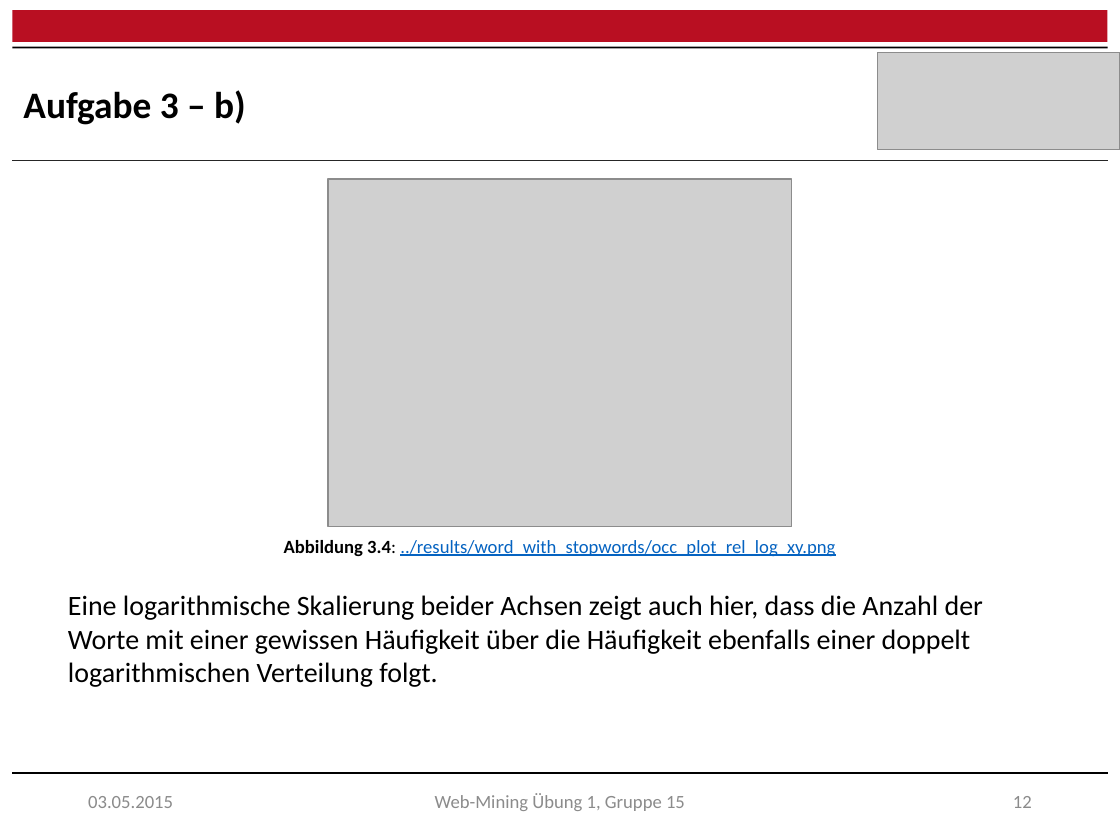
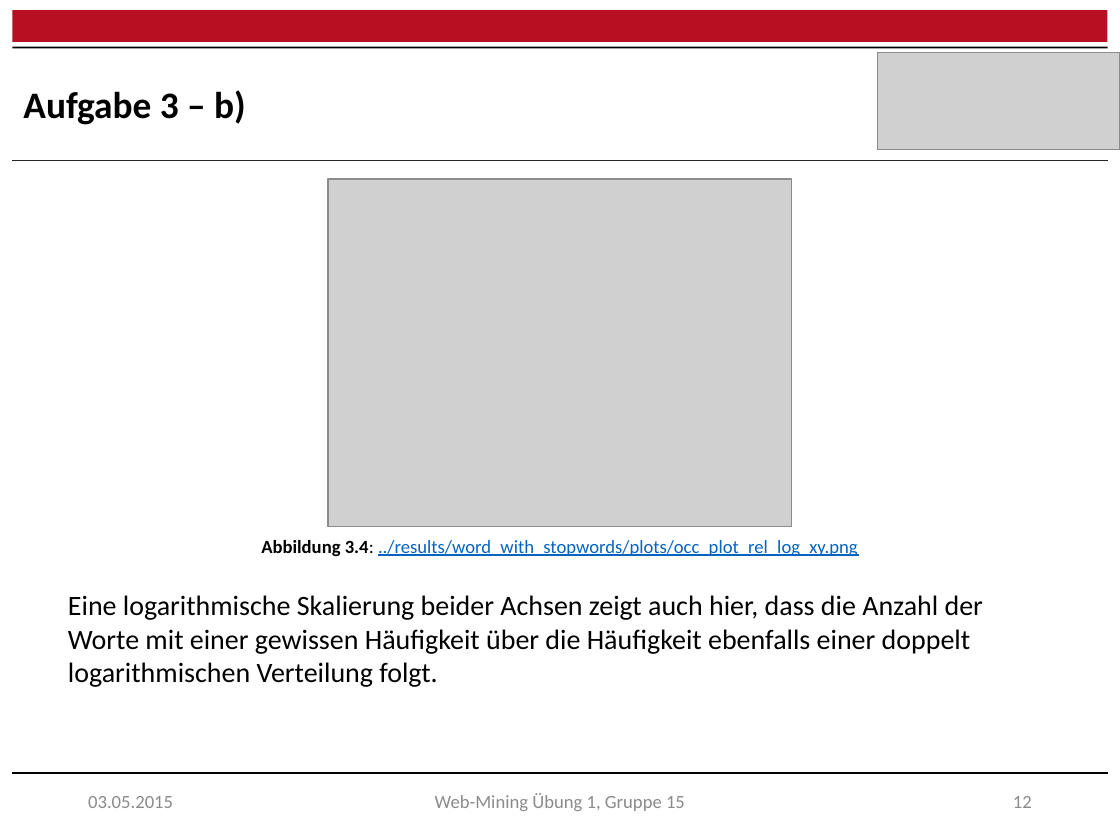
Before and after one commit to raQai/web-mining, a slide deck: slide 13 of ex1/ex1_results.pptx. Drawn at 1120x840 pixels with LibreOffice and Linux fonts; fonts in the diff are those of the drawing; grey boxes stand for pictures. Boxes give left, top, right and bottom in pixels: in the first picture for what was removed or moved away, otherwise in the second. Text is boxed around its words. In the diff, an @@ line names an element or a change of style, - is before the commit and + after.

```diff
--- a/ex1/ex1_results.pptx
+++ b/ex1/ex1_results.pptx
@@ text at box(261, 540, 858, 557): text changed @@
-Abbildung 3.4: ../results/word_with_stopwords/occ_plot_rel_log_xy.png
+Abbildung 3.4: ../results/word_with_stopwords/plots/occ_plot_rel_log_xy.png
```
Also in this commit, not shown: 8 other slides changed, 45 other files.
